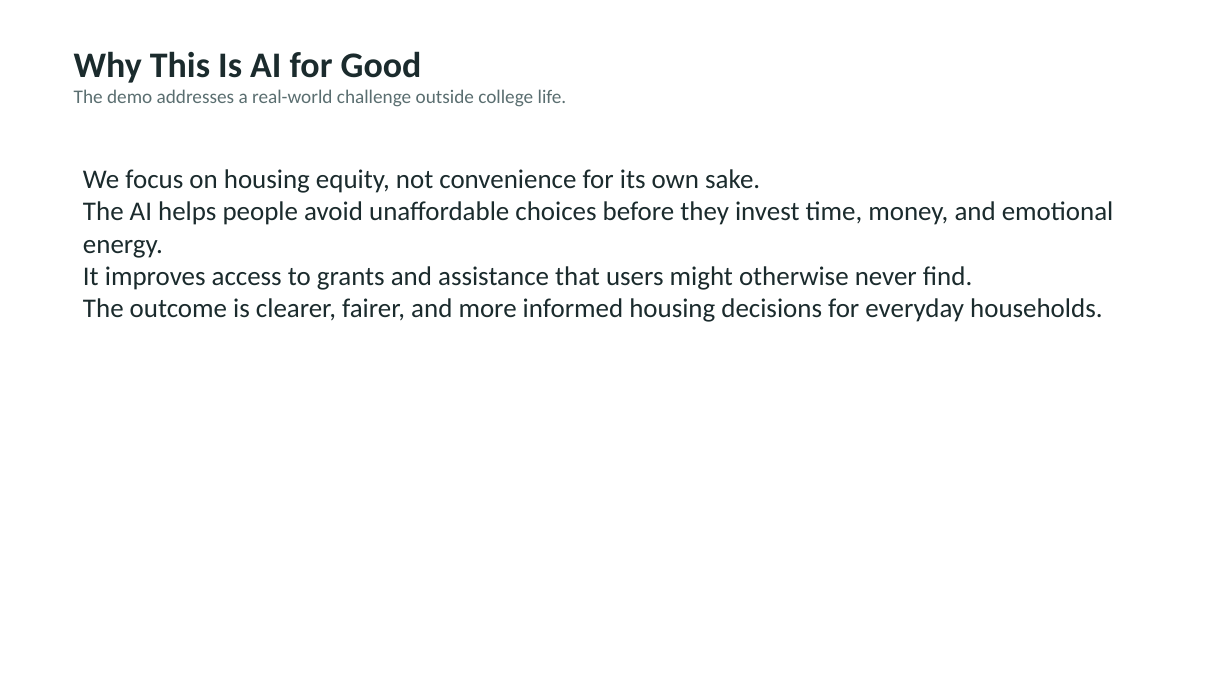
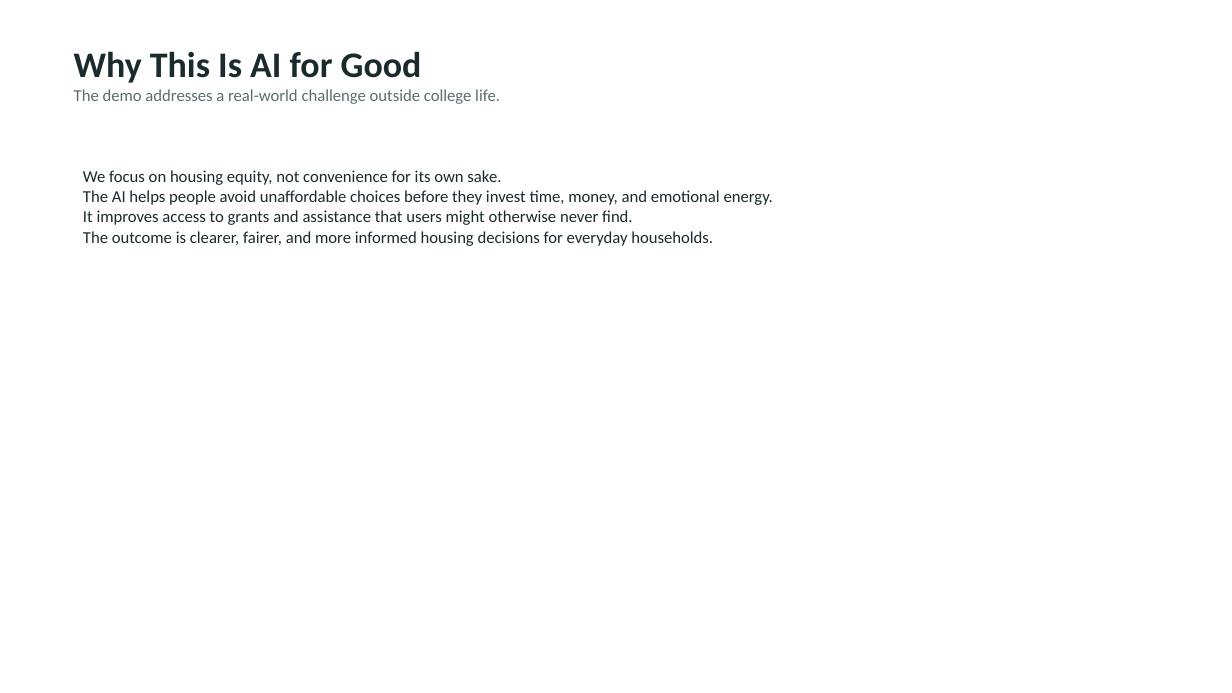
Before and after one commit to ba-00001/hoothacks, a slide deck: slide 4 of HomePilotAI/presentation/HomePilotAI_Hackathon_Deck.pptx. Drawn at 1232x693 pixels with LibreOffice and Linux fonts; fonts in the diff are those of the drawing. Boxes give left, top, right and bottom in pixels: in the first picture for what was removed or moved away, otherwise in the second. Text is boxed around its words. In the diff, an @@ line names an element or a change of style, - is before the commit and + after.

```diff
--- a/HomePilotAI/presentation/HomePilotAI_Hackathon_Deck.pptx
+++ b/HomePilotAI/presentation/HomePilotAI_Hackathon_Deck.pptx
@@ text at [74, 89, 500, 104]: size 15 to 13 pt in "The demo addresses a real-world challenge outside ..." @@
@@ text "We focus on housing equity, ..." at [83, 170, 773, 246]: size 21 to 13 pt @@
```
Also in this commit, not shown: 7 other slides changed, 9 other files.
